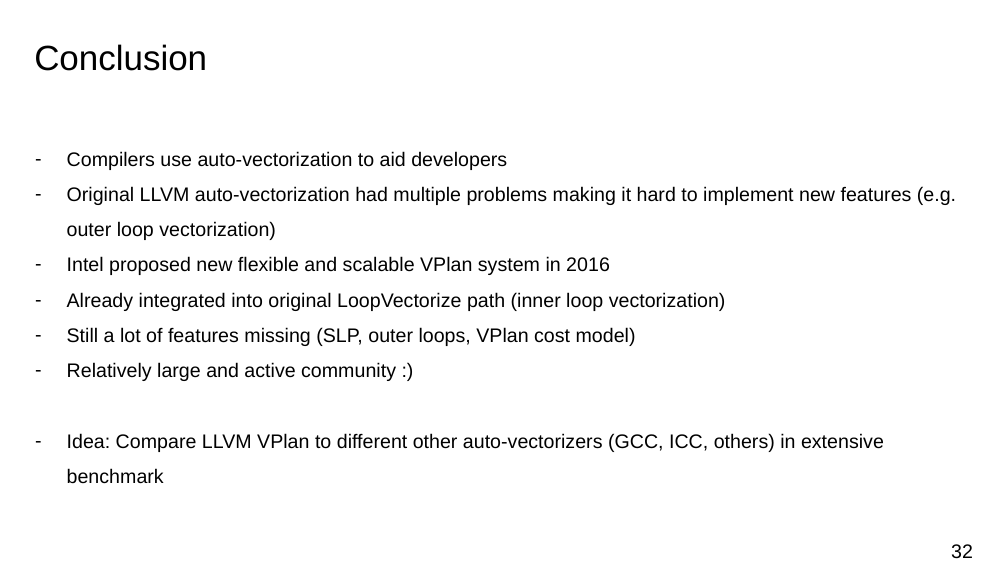
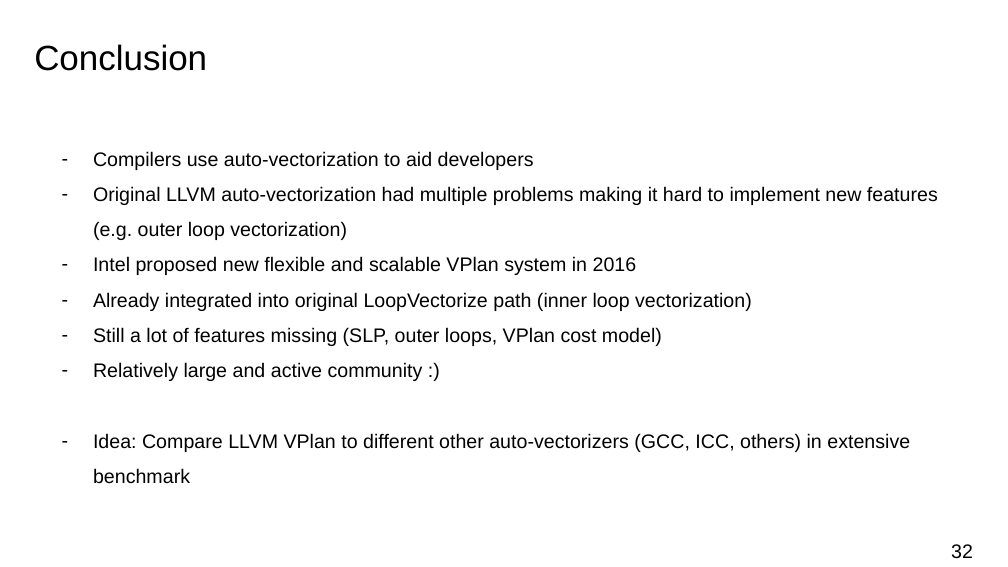
Before and after one commit to atalantus/seminar-llvm-vplan, a slide deck: slide 32 of presentation/vplan-presentation.pptx. Drawn at 1008x567 pixels with LibreOffice and Linux fonts; fonts in the diff are those of the drawing; background and template pictures are left out. Boxes give left, top, right and bottom in pixels: in the first picture for what was removed or moved away, otherwise in the second. Text is boxed around its words. In the diff, an @@ line names an element or a change of style, - is before the commit and + after.

```diff
--- a/presentation/vplan-presentation.pptx
+++ b/presentation/vplan-presentation.pptx
@@ text "Compilers use auto-vectorization to aid ..." rewrapped from (67,151,956,484) to (93,151,938,484) @@
```
Also in this commit, not shown: 7 other slides changed.
